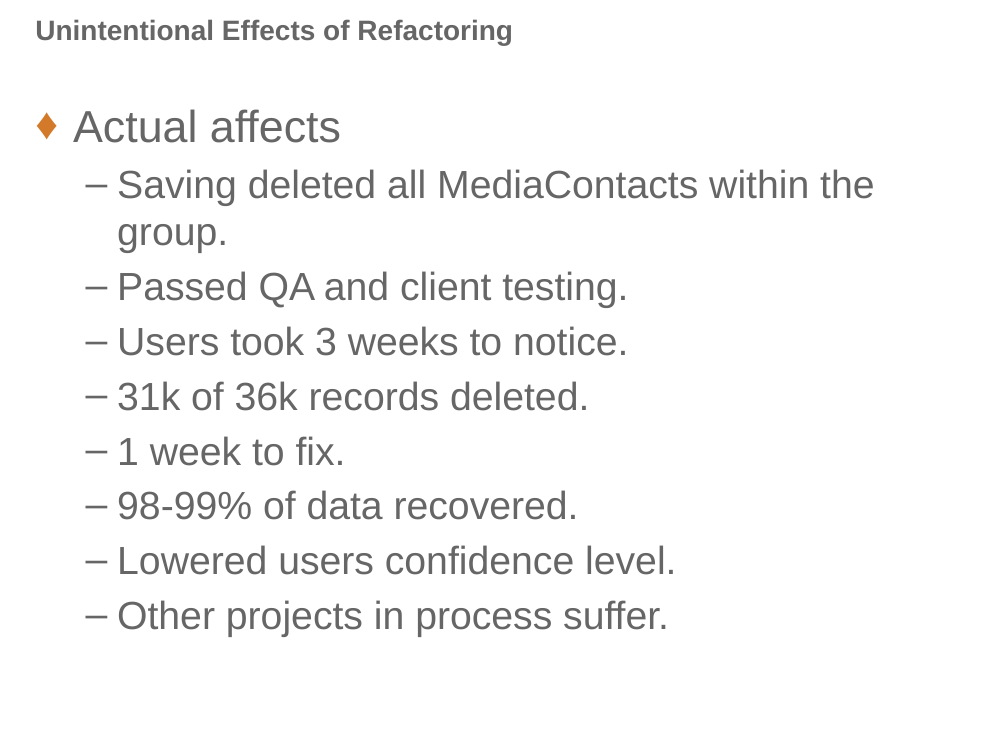
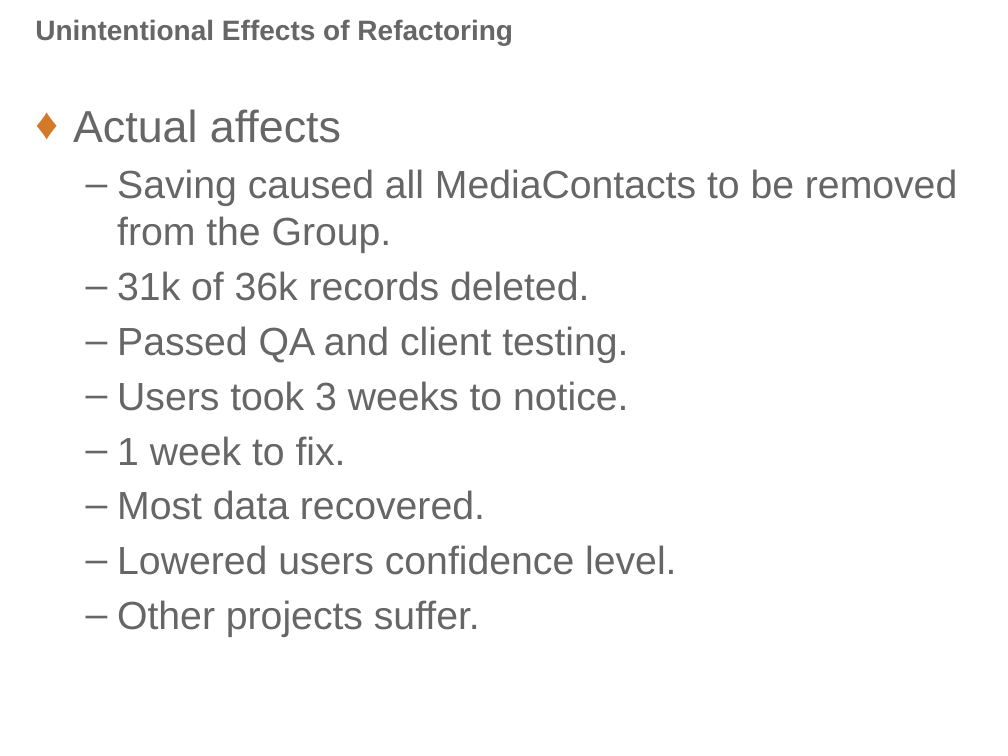
Before and after one commit to PatrickDelancy/RefactoringWorkshop, a slide deck: slide 14 of Refactoring Workshop.pptx. Drawn at 1008x756 pixels with LibreOffice and Linux fonts; fonts in the diff are those of the drawing; background and template pictures are left out. Boxes give left, top, right and bottom in pixels: in the first picture for what was removed or moved away, otherwise in the second. Text is boxed around its words. In the diff, an @@ line names an element or a change of style, - is before the commit and + after.

```diff
--- a/Refactoring Workshop.pptx
+++ b/Refactoring Workshop.pptx
@@ text at (117,169,957,301): text changed @@
-  – Saving deleted all MediaContacts within the group.
+  – Saving caused all MediaContacts to be removed from the Group.
+  – 31k of 36k records deleted.
@@ text at (117,381,589,411): paragraph removed @@
-  – 31k of 36k records deleted.
@@ text at (117,490,485,520): text changed @@
-  – 98-99% of data recovered.
+  – Most data recovered.
@@ text at (117,600,480,637): text changed @@
-  – Other projects in process suffer.
+  – Other projects suffer.
```
Also in this commit, not shown: 4 other slides changed, 1 other file.
